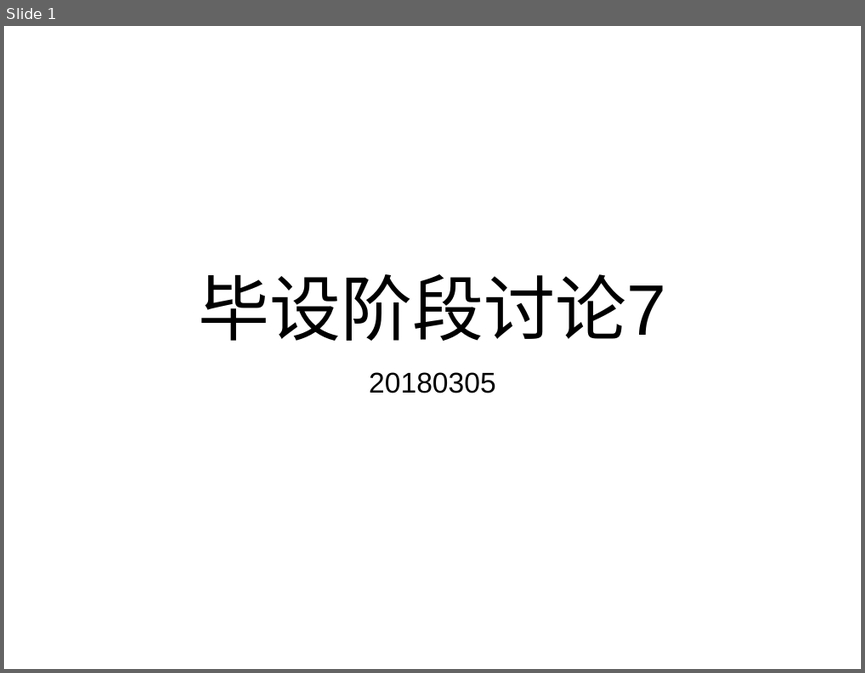
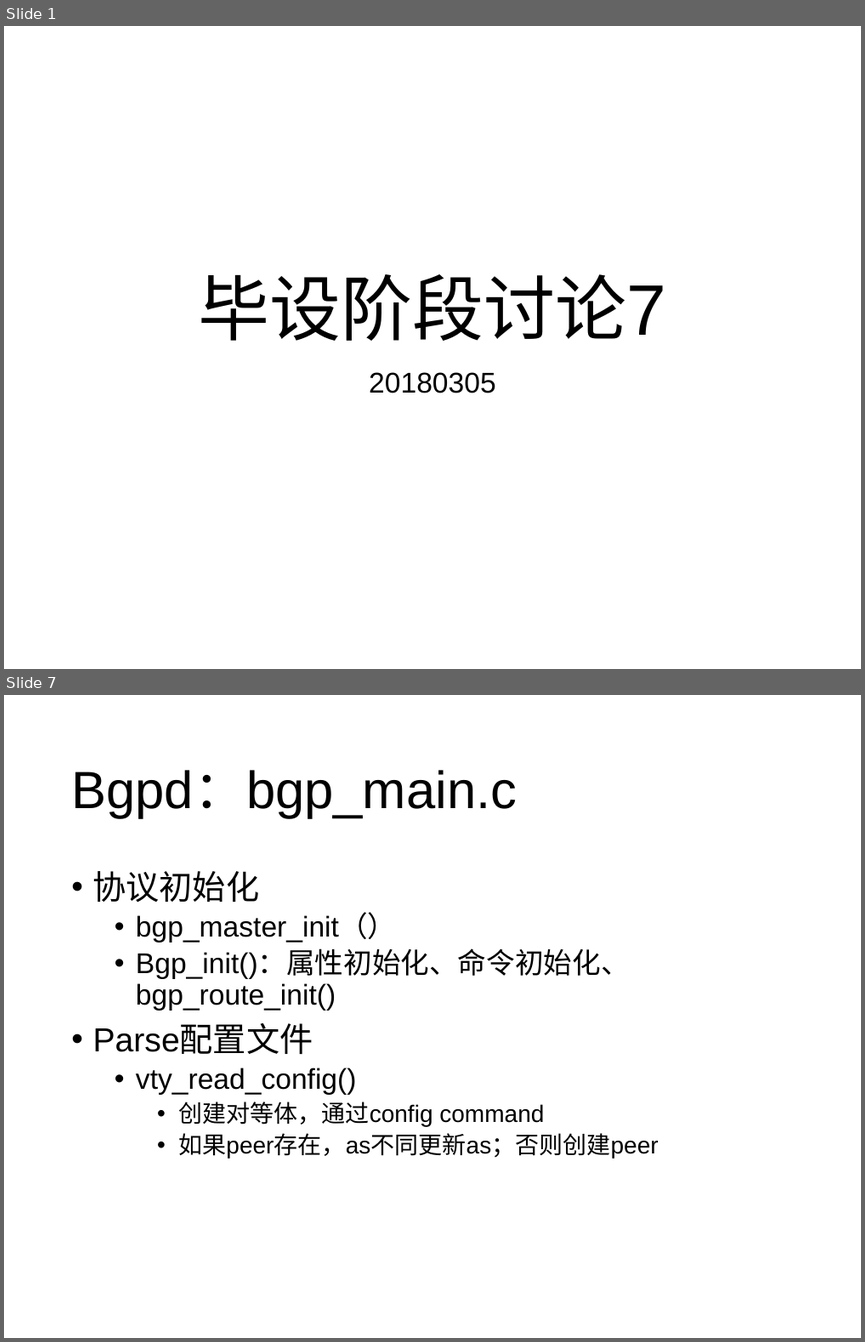
Before and after one commit to wangqing93/ibgp_exp, a slide deck: doc/毕设阶段讨论7.pptx. Shown one above the other, each under a label of ours: slide 1 before the commit, slides 1 and 7 after it; the slides between them are not shown. The pictures are 865x673 and 865x1342 pixels, drawn with LibreOffice and Linux fonts; fonts in the diff are those of the drawing. Boxes give left, top, right and bottom in pixels: in the first picture for what was removed or moved away, otherwise in the second. Text is boxed around its words. In the diff, an @@ line names an element or a change of style, - is before the commit and + after.

```diff
--- a/doc/毕设阶段讨论7.pptx
+++ b/doc/毕设阶段讨论7.pptx
@@ slide 7 added at box(4, 695, 861, 1338), background #FFFFFF @@
@@ title added at box(71, 770, 517, 818), 44 pt, text #000000 @@
+Bgpd：bgp_main.c
@@ text added at box(93, 871, 658, 1158), 24 pt, text #000000 @@
+• 协议初始化
+  • bgp_master_init（）
+  • Bgp_init()：属性初始化、命令初始化、bgp_route_init()
+• Parse配置文件
+  • vty_read_config()
+    • 创建对等体，通过config command
+    • 如果peer存在，as不同更新as；否则创建peer
```
Also in this commit, not shown: 9 other slides added.
